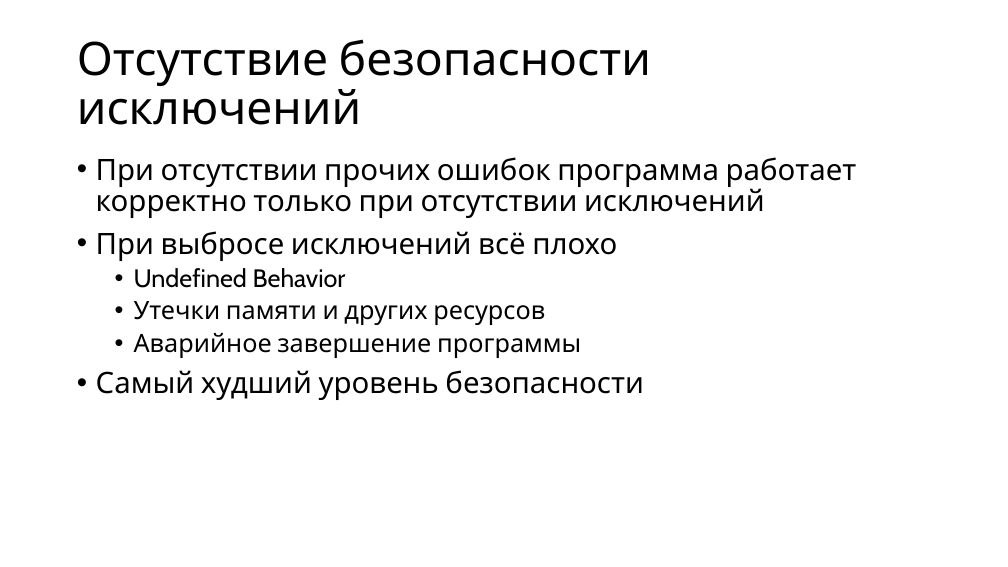
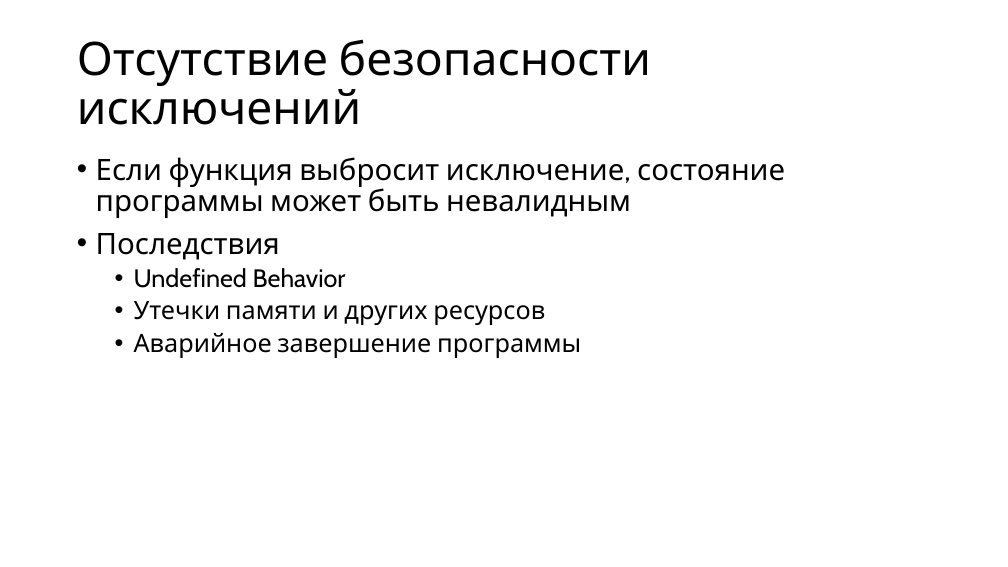
Before and after one commit to alexey-malov/oop, a slide deck: slide 42 of lectures/05/Обработка ошибок и исключительных ситуаций.pptx (slide 28 before the commit). Drawn at 1008x567 pixels with LibreOffice and Linux fonts; fonts in the diff are those of the drawing. Boxes give left, top, right and bottom in pixels: in the first picture for what was removed or moved away, otherwise in the second. Text is boxed around its words. In the diff, an @@ line names an element or a change of style, - is before the commit and + after.

```diff
--- a/lectures/05/Обработка ошибок и исключительных ситуаций.pptx
+++ b/lectures/05/Обработка ошибок и исключительных ситуаций.pptx
@@ text at [96,157,785,260]: text changed @@
-• При отсутствии прочих ошибок программа работает корректно только при отсутствии исключений
-• При выбросе исключений всё плохо
+• Если функция выбросит исключение, состояние программы может быть невалидным
+• Последствия
@@ text at [96,370,644,400]: paragraph removed @@
-• Самый худший уровень безопасности
```
Also in this commit, not shown: 12 other slides changed, 14 slides added, 1 slide removed, 2 other files.
